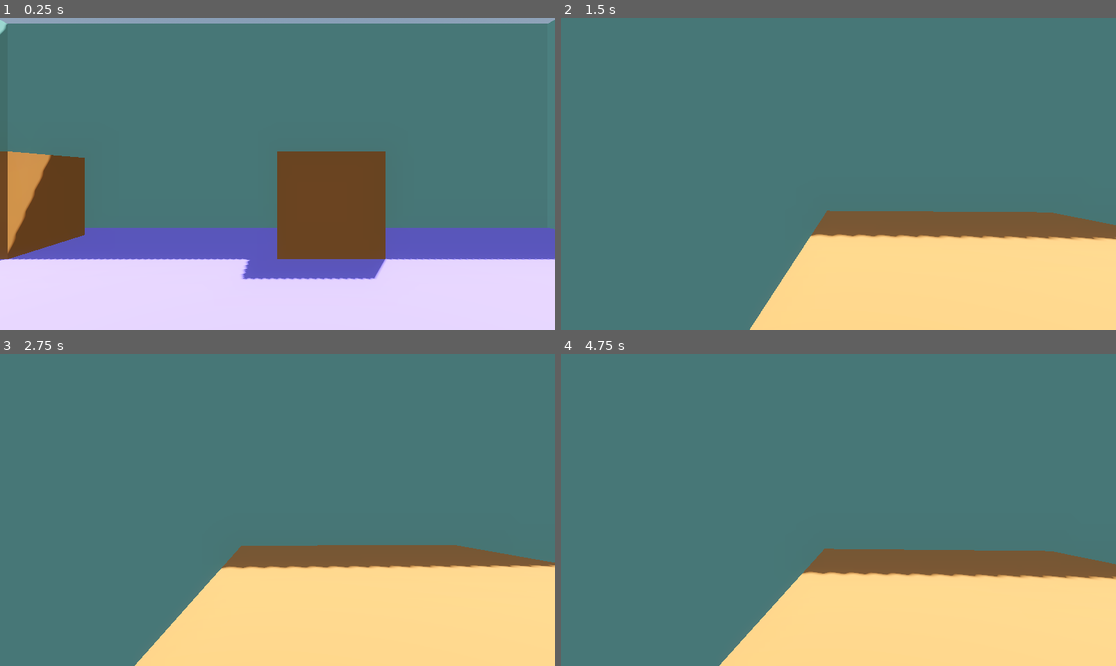
Above: before the commit, frames 1-4 (two rows, left to right).
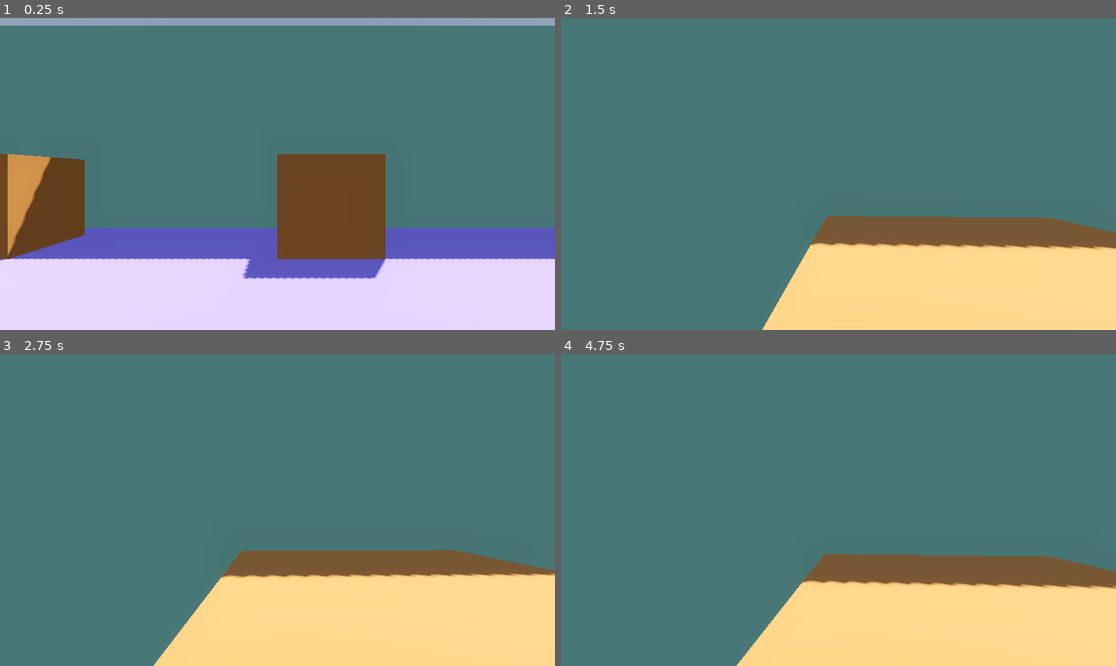
Above: after the commit, the same moments.

Repository: Tayacan/GameOff2023
Game: Godot game, scene res://scenes/playground.tscn
Same seed, same stepped clock (60 frames per second), same inputs: the game is played once before the commit and once after it.
Inputs (mouse positions are in pixels of both pictures, inside the frame that each line leads up to):
- Up to frame 1 (0.25 s): no input
- Up to frame 2 (1.5 s): tap Enter at 0.5 s; move the mouse to (866, 174) at 0.52 s; hold W (move_forward) from 0.53 s (still down); click (866, 174) at 0.6 s; tap Space (jump) at 0.77 s; right-click (866, 174) at 0.8 s; move the mouse to (810, 174) at 1.27 s; right-click (810, 174) at 1.35 s
- Up to frame 3 (2.75 s): keep holding W (move_forward); tap Space (jump) at 1.52, 2 s; click (249, 510) at 1.55 s; move the mouse to (288, 503) at 2.02 s; click (288, 503) at 2.1 s; right-click (288, 503) at 2.3 s
- Up to frame 4 (4.75 s): keep holding W (move_forward); move the mouse to (832, 516) at 2.77 s; right-click (832, 516) at 2.85 s; tap Space (jump) at 3.02, 3.77, 4.52 s; click (832, 516) at 3.05 s; move the mouse to (877, 513) at 3.52 s; click (877, 513) at 3.6 s; right-click (877, 513) at 3.8 s; tap Enter at 4.25 s; move the mouse to (794, 506) at 4.27 s; right-click (794, 506) at 4.35 s; click (794, 506) at 4.55 s

The runs differ from the first frame. In frame 1, 1.4% of the frame differs, in the area x 0-100%, y 0-84%; in frame 2, 3.4%; in frame 3, 3.7%, in the area x 24-100%, y 61-100%; in frame 4, 3.6%.

Commit message:
Add clear link ability

Diff:
--- a/boxes/LinkableBox.gd
+++ b/boxes/LinkableBox.gd
@@ -9,8 +9,6 @@
 		linked_obj.link_velocity = velocity
 		link_velocity = linked_obj.velocity
 
-
-
 func add_link(obj: Node3D):
 	linked_obj = obj
 
--- a/player/PlayerController.gd
+++ b/player/PlayerController.gd
@@ -79,7 +79,6 @@
 		var direction_to_obj = transform.origin.direction_to(obj_to_push.transform.origin)
 		var d = vel.normalized().dot(direction_to_obj)
 		if d > 0.5:
-			#obj_to_push.move_and_collide(vel)
 			obj_to_push.add_velocity(vel)
 
 func _on_body_entered_push_area(body):
--- a/player/links.gd
+++ b/player/links.gd
@@ -16,6 +16,21 @@
 
 # Called every frame. 'delta' is the elapsed time since the previous frame.
 func _process(_delta):
+	handle_clear()
+	handle_link()
+
+func handle_clear():
+	if Input.is_action_just_pressed("clear_link"):
+		if link_obj_1:
+			l1_indicator.queue_free()
+			link_obj_1.remove_link()
+			link_obj_1 = null
+		if link_obj_2:
+			l2_indicator.queue_free()
+			link_obj_2.remove_link()
+			link_obj_2 = null
+
+func handle_link():
 	if Input.is_action_just_pressed("link") and obj_to_link and obj_to_link.has_method("add_link"):
 		# Remove old link if there is one
 		if link_obj_1 and link_obj_2:
--- a/project.godot
+++ b/project.godot
@@ -51,3 +51,8 @@
 "events": [Object(InputEventMouseButton,"resource_local_to_scene":false,"resource_name":"","device":-1,"window_id":0,"a …(258 unchanged characters)…
 ]
 }
+clear_link={
+"deadzone": 0.5,
+"events": [Object(InputEventMouseButton,"resource_local_to_scene":false,"resource_name":"","device":-1,"window_id":0,"alt_pressed":false,"shift_pressed":false,"ctrl_pressed":false,"meta_pressed":false,"button_mask":2,"position":Vector2(185, 13),"global_position":Vector2(189, 56),"factor":1.0,"button_index":2,"canceled":false,"pressed":true,"double_click":false,"script":null)
+]
+}
--- a/scenes/playground.tscn
+++ b/scenes/playground.tscn
@@ -39,7 +39,7 @@
 transform = Transform3D(1, 0, 0, 0, 1, 0, 0, 0, 1, 0, 0, 8)
 material_override = ExtResource("2_fstnw")
 use_collision = true
-size = Vector3(16, 0.002, 32)
+size = Vector3(32, 0.1, 32)
 
 [node name="Stairs" type="CSGCombiner3D" parent="Map"]
 transform = Transform3D(1, 0, 0, 0, 1, 0, 0, 0, 1, 6, 0, 2)
@@ -107,34 +107,34 @@
 transform = Transform3D(1, 0, 0, 0, 1, 0, 0, 0, 1, 0, 3, 8)
 material_override = ExtResource("2_ynlgk")
 use_collision = true
-size = Vector3(16, 6, 0.1)
+size = Vector3(32, 6, 0.1)
 
 [node name="Wall 7" type="CSGBox3D" parent="Map/WallUnion"]
 transform = Transform3D(1, 0, 0, 0, 1, 0, 0, 0, 1, 0, 3, 24)
 material_override = ExtResource("2_ynlgk")
 use_collision = true
-size = Vector3(16, 6, 0.1)
+size = Vector3(32, 6, 0.1)
 
 [node name="Wall 2" type="CSGBox3D" parent="Map/WallUnion"]
-transform = Transform3D(-4.37114e-08, 0, 1, 0, 1, 0, -1, 0, -4.37114e-08, 8, 3, 0)
+transform = Transform3D(-4.37114e-08, 0, 1, 0, 1, 0, -1, 0, -4.37114e-08, 16, 3, 0)
 material_override = ExtResource("2_ynlgk")
 use_collision = true
 size = Vector3(16, 6, 0.1)
 
 [node name="Wall 6" type="CSGBox3D" parent="Map/WallUnion"]
-transform = Transform3D(-4.37114e-08, 0, 1, 0, 1, 0, -1, 0, -4.37114e-08, 8, 3, 16)
+transform = Transform3D(-4.37114e-08, 0, 1, 0, 1, 0, -1, 0, -4.37114e-08, 16, 3, 16)
 material_override = ExtResource("2_ynlgk")
 use_collision = true
 size = Vector3(16, 6, 0.1)
 
 [node name="Wall 3" type="CSGBox3D" parent="Map/WallUnion"]
-transform = Transform3D(-4.37114e-08, 0, -1, 0, 1, 0, 1, 0, -4.37114e-08, -8, 3, 0)
+transform = Transform3D(-4.37114e-08, 0, -1, 0, 1, 0, 1, 0, -4.37114e-08, -16, 3, 0)
 material_override = ExtResource("2_ynlgk")
 use_collision = true
 size = Vector3(16, 6, 0.1)
 
 [node name="Wall 5" type="CSGBox3D" parent="Map/WallUnion"]
-transform = Transform3D(-4.37114e-08, 0, -1, 0, 1, 0, 1, 0, -4.37114e-08, -8, 3, 16)
+transform = Transform3D(-4.37114e-08, 0, -1, 0, 1, 0, 1, 0, -4.37114e-08, -16, 3, 16)
 material_override = ExtResource("2_ynlgk")
 use_collision = true
 size = Vector3(16, 6, 0.1)
@@ -143,7 +143,7 @@
 transform = Transform3D(1, 0, 0, 0, 1, 0, 0, 0, 1, 0, 3, -8)
 material_override = ExtResource("2_ynlgk")
 use_collision = true
-size = Vector3(16, 6, 0.1)
+size = Vector3(32, 6, 0.1)
 
 [node name="WallSubtract" type="CSGCombiner3D" parent="Map/WallUnion"]
 operation = 2
@@ -165,6 +165,9 @@
 [node name="Box" parent="Room2 boxes" instance=ExtResource("6_7vcvm")]
 transform = Transform3D(1, 0, 0, 0, 1, 0, 0, 0, 1, 0, 0, 16)
 
+[node name="Box3" parent="Room2 boxes" instance=ExtResource("6_7vcvm")]
+transform = Transform3D(1, 0, 0, 0, 1, 0, 0, 0, 1, 8, 0, 16)
+
 [node name="Box2" parent="Room2 boxes" instance=ExtResource("6_7vcvm")]
 transform = Transform3D(1, 0, 0, 0, 1, 0, 0, 0, 1, 0, 0, 21)
 
